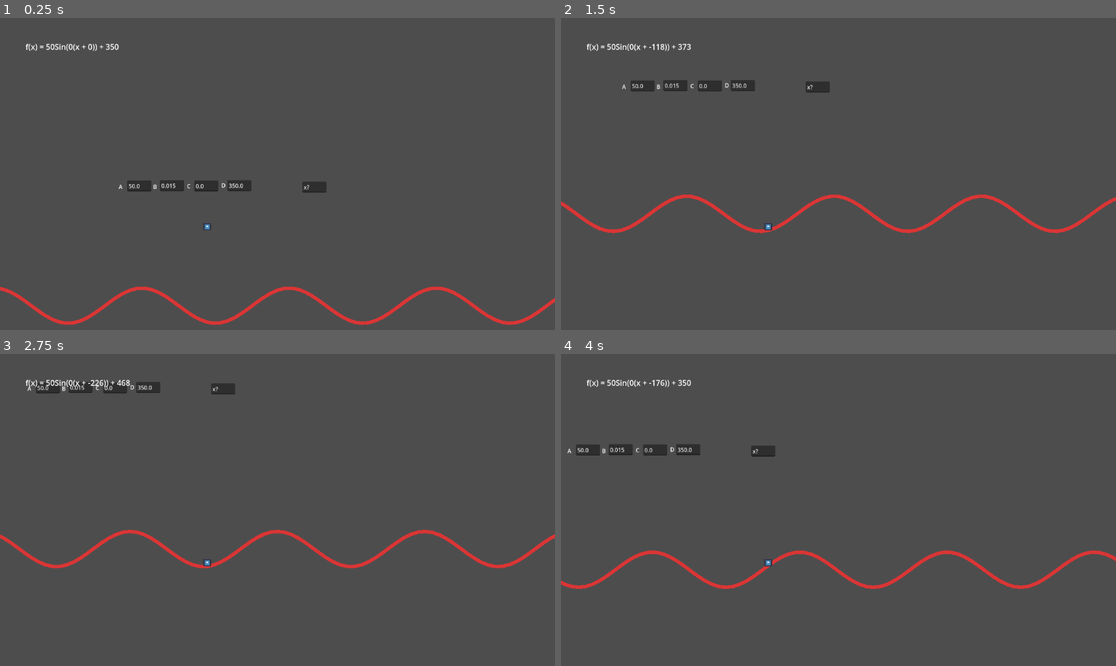
Above: before the commit, frames 1-4 (two rows, left to right).
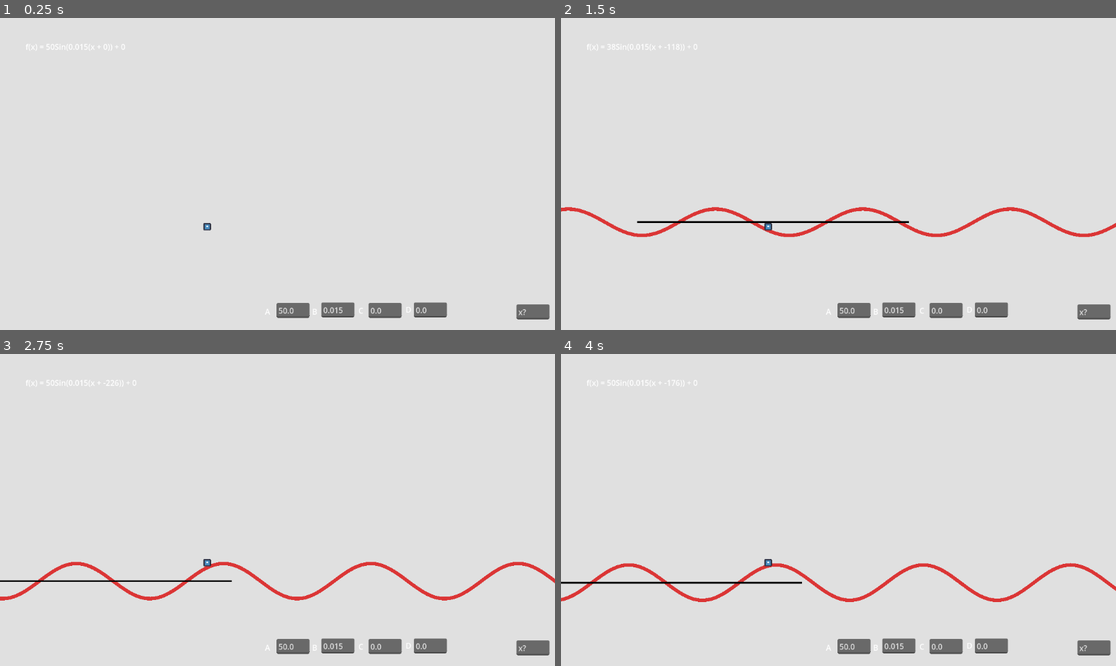
Above: after the commit, the same moments.

Repository: WillowMire/2025GameOffJam
Game: Godot game, scene res://arcade.tscn
Same seed, same stepped clock (60 frames per second), same inputs: the game is played once before the commit and once after it. The engine's default icon, where the game draws it, is replaced by a stand-in: a white triangle on a blue panel in a dark square.
Inputs:
- Up to frame 1 (0.25 s): no input
- Up to frame 2 (1.5 s): hold Right (right) 0.53-1.28 s; hold Down (down) from 1.28 s (still down)
- Up to frame 3 (2.75 s): release Down (down) at 2.03 s; hold Right (right) from 2.03 s (still down)
- Up to frame 4 (4 s): release Right (right) at 2.78 s; hold Up (up) 2.78-3.53 s; hold Left (left) from 3.53 s (still down)

The runs differ from the first frame. In frame 1, 100% of the frame differs, in the area x 0-100%, y 0-100%; in frame 2, 100%; in frame 3, 100%; in frame 4, 100%.

Commit message:
adjusted up and down movement, offset -> amplitute, changed background color to be white, which looks more like a graph

Diff:
--- a/game-off-2025-sine-wave-game/arcade.tscn
+++ b/game-off-2025-sine-wave-game/arcade.tscn
@@ -1,7 +1,11 @@
-[gd_scene load_steps=6 format=3 uid="uid://c6uubfh172683"]
+[gd_scene load_steps=7 format=3 uid="uid://c6uubfh172683"]
 
 [ext_resource type="Script" uid="uid://cafxbpaqogk35" path="res://arcade_main.gd" id="1_kjmcv"]
 [ext_resource type="Texture2D" uid="uid://d1oh54iesvoeo" path="res://icon.svg" id="2_658re"]
+
+[sub_resource type="Curve" id="Curve_658re"]
+_data = [Vector2(0, 0), 0.0, 5.515918, 0, 0, Vector2(0.116279095, 0.516854), 2.604787, 2.604787, 0, 0, Vector2(0.50000006, 1), 0.0, 0.0, 0, 0]
+point_count = 3
 
 [sub_resource type="PhysicsMaterial" id="PhysicsMaterial_658re"]
 friction = 0.0
@@ -11,159 +15,48 @@
 
 [sub_resource type="PhysicsMaterial" id="PhysicsMaterial_4ltp0"]
 friction = 0.0
+absorbent = true
 
 [node name="Arcade" type="Node2D" node_paths=PackedStringArray("player", "cam", "sin_label", "line")]
 script = ExtResource("1_kjmcv")
 DEBUG = true
-player = NodePath("PlayerObject")
-cam = NodePath("PlayerObject/Camera2D")
+player = NodePath("SinWave/PlayerObject")
+cam = NodePath("SinWave/PlayerObject/Camera2D")
 sin_label = NodePath("CanvasLayer/SinFunc")
 line = NodePath("SinWave")
 a_var = 50.0
 b_var = 0.015
-d_var = 350.0
 min_control_speed = 100.0
 max_control_speed = 250.0
-move_control_lerp_time = 1.0
+v_move_curve = SubResource("Curve_658re")
+h_move_control_lerp_time = 1.0
+v_up_multiplier = 0.65
+v_down_multiplier = 1.75
 
 [node name="SinWave" type="Line2D" parent="."]
 points = PackedVector2Array(0, 400, 1153, 400)
 width = 9.945
 default_color = Color(0.86, 0.2064, 0.2064, 1)
 
-[node name="DEBUG" type="Control" parent="."]
-layout_mode = 3
-anchors_preset = 8
-anchor_left = 0.5
-anchor_top = 0.5
-anchor_right = 0.5
-anchor_bottom = 0.5
-offset_left = -20.0
-offset_top = -20.0
-offset_right = 20.0
-offset_bottom = 20.0
-grow_horizontal = 2
-grow_vertical = 2
-size_flags_horizontal = 3
-size_flags_vertical = 3
-
-[node name="A_Edit" type="LineEdit" parent="DEBUG"]
-layout_mode = 1
-anchors_preset = -1
-anchor_left = 1.525
-anchor_top = 0.175
-anchor_right = 1.525
-anchor_bottom = 0.175
-offset_left = 22.0
-offset_top = 7.0
-offset_right = 90.5625
-offset_bottom = 38.0
-metadata/_edit_use_anchors_ = true
-
-[node name="B_Edit" type="LineEdit" parent="DEBUG"]
-layout_mode = 1
-anchors_preset = -1
-anchor_left = 1.525
-anchor_top = 0.175
-anchor_right = 1.525
-anchor_bottom = 0.175
-offset_left = 115.0
-offset_top = 6.0
-offset_right = 183.5625
-offset_bottom = 37.0
-metadata/_edit_use_anchors_ = true
-
-[node name="C_Edit" type="LineEdit" parent="DEBUG"]
-layout_mode = 1
-anchors_preset = -1
-anchor_left = 1.525
-anchor_top = 0.175
-anchor_right = 1.525
-anchor_bottom = 0.175
-offset_left = 213.0
-offset_top = 7.0
-offset_right = 281.5625
-offset_bottom = 38.0
-metadata/_edit_use_anchors_ = true
-
-[node name="D_Edit" type="LineEdit" parent="DEBUG"]
-layout_mode = 1
-anchors_preset = -1
-anchor_left = 1.525
-anchor_top = 0.175
-anchor_right = 1.525
-anchor_bottom = 0.175
-offset_left = 307.0
-offset_top = 6.0
-offset_right = 375.5625
-offset_bottom = 37.0
-metadata/_edit_use_anchors_ = true
-
-[node name="A" type="Label" parent="DEBUG"]
-layout_mode = 0
-offset_left = 59.0
-offset_top = 20.0
-offset_right = 99.0
-offset_bottom = 43.0
-text = "A"
-
-[node name="B" type="Label" parent="DEBUG"]
-layout_mode = 0
-offset_left = 157.0
-offset_top = 20.0
-offset_right = 197.0
-offset_bottom = 43.0
-text = "B"
-
-[node name="C" type="Label" parent="DEBUG"]
-layout_mode = 0
-offset_left = 253.0
-offset_top = 18.0
-offset_right = 293.0
-offset_bottom = 41.0
-text = "C"
-
-[node name="D" type="Label" parent="DEBUG"]
-layout_mode = 0
-offset_left = 351.0
-offset_top = 16.0
-offset_right = 391.0
-offset_bottom = 39.0
-text = "D"
-
-[node name="Get slope" type="LineEdit" parent="DEBUG"]
-layout_mode = 0
-offset_left = 581.0
-offset_top = 17.0
-offset_right = 649.5625
-offset_bottom = 48.0
-text = "x?"
-
-[node name="slope at x" type="Label" parent="DEBUG"]
-layout_mode = 0
-offset_left = 514.0
-offset_top = 23.0
-offset_right = 554.0
-offset_bottom = 46.0
-
-[node name="PlayerObject" type="RigidBody2D" parent="."]
-position = Vector2(276, 97)
+[node name="PlayerObject" type="RigidBody2D" parent="SinWave"]
+position = Vector2(279, -364)
 mass = 0.1
 physics_material_override = SubResource("PhysicsMaterial_658re")
+gravity_scale = 0.5
 lock_rotation = true
 continuous_cd = 1
 
-[node name="CollisionShape2D" type="CollisionShape2D" parent="PlayerObject"]
+[node name="CollisionShape2D" type="CollisionShape2D" parent="SinWave/PlayerObject"]
 z_index = 2
 shape = SubResource("CircleShape2D_4ltp0")
 
-[node name="Sprite2D" type="Sprite2D" parent="PlayerObject"]
+[node name="Sprite2D" type="Sprite2D" parent="SinWave/PlayerObject"]
 z_index = 1
 scale = Vector2(0.16128054, 0.16128054)
 texture = ExtResource("2_658re")
 region_rect = Rect2(3.105, 0, 115.895, 127.5)
 
-[node name="Camera2D" type="Camera2D" parent="PlayerObject"]
+[node name="Camera2D" type="Camera2D" parent="SinWave/PlayerObject"]
 offset = Vector2(200, -150)
 zoom = Vector2(0.73, 0.73)
 
@@ -184,7 +77,129 @@
 offset_bottom = 131.0
 text = "f(x) = Asin(b(x+c))+d"
 
-[connection signal="text_submitted" from="DEBUG/A_Edit" to="." method="_on_a_edit_text_submitted"]
-[connection signal="text_submitted" from="DEBUG/B_Edit" to="." method="_on_b_edit_text_submitted"]
-[connection signal="text_submitted" from="DEBUG/C_Edit" to="." method="_on_c_edit_text_submitted"]
-[connection signal="text_submitted" from="DEBUG/D_Edit" to="." method="_on_d_edit_text_submitted"]
+[node name="DEBUG" type="Control" parent="CanvasLayer"]
+layout_mode = 3
+anchors_preset = 8
+anchor_left = 0.5
+anchor_top = 0.5
+anchor_right = 0.5
+anchor_bottom = 0.5
+offset_left = -85.0
+offset_top = 254.0
+offset_right = -45.0
+offset_bottom = 294.0
+grow_horizontal = 2
+grow_vertical = 2
+size_flags_horizontal = 3
+size_flags_vertical = 3
+
+[node name="A_Edit" type="LineEdit" parent="CanvasLayer/DEBUG"]
+layout_mode = 1
+anchors_preset = -1
+anchor_left = 1.525
+anchor_top = 0.175
+anchor_right = 1.525
+anchor_bottom = 0.175
+offset_left = 22.0
+offset_top = 7.0
+offset_right = 90.5625
+offset_bottom = 38.0
+metadata/_edit_use_anchors_ = true
+
+[node name="B_Edit" type="LineEdit" parent="CanvasLayer/DEBUG"]
+layout_mode = 1
+anchors_preset = -1
+anchor_left = 1.525
+anchor_top = 0.175
+anchor_right = 1.525
+anchor_bottom = 0.175
+offset_left = 115.0
+offset_top = 6.0
+offset_right = 183.5625
+offset_bottom = 37.0
+metadata/_edit_use_anchors_ = true
+
+[node name="C_Edit" type="LineEdit" parent="CanvasLayer/DEBUG"]
+layout_mode = 1
+anchors_preset = -1
+anchor_left = 1.525
+anchor_top = 0.175
+anchor_right = 1.525
+anchor_bottom = 0.175
+offset_left = 213.0
+offset_top = 7.0
+offset_right = 281.5625
+offset_bottom = 38.0
+metadata/_edit_use_anchors_ = true
+
+[node name="D_Edit" type="LineEdit" parent="CanvasLayer/DEBUG"]
+layout_mode = 1
+anchors_preset = -1
+anchor_left = 1.525
+anchor_top = 0.175
+anchor_right = 1.525
+anchor_bottom = 0.175
+offset_left = 307.0
+offset_top = 6.0
+offset_right = 375.5625
+offset_bottom = 37.0
+metadata/_edit_use_anchors_ = true
+
+[node name="A" type="Label" parent="CanvasLayer/DEBUG"]
+layout_mode = 0
+offset_left = 59.0
+offset_top = 20.0
+offset_right = 99.0
+offset_bottom = 43.0
+text = "A"
+
+[node name="B" type="Label" parent="CanvasLayer/DEBUG"]
+layout_mode = 0
+offset_left = 157.0
+offset_top = 20.0
+offset_right = 197.0
+offset_bottom = 43.0
+text = "B"
+
+[node name="C" type="Label" parent="CanvasLayer/DEBUG"]
+layout_mode = 0
+offset_left = 253.0
+offset_top = 18.0
+offset_right = 293.0
+offset_bottom = 41.0
+text = "C"
+
+[node name="D" type="Label" parent="CanvasLayer/DEBUG"]
+layout_mode = 0
+offset_left = 351.0
+offset_top = 16.0
+offset_right = 391.0
+offset_bottom = 39.0
+text = "D"
+
+[node name="Get slope" type="LineEdit" parent="CanvasLayer/DEBUG"]
+layout_mode = 0
+offset_left = 581.0
+offset_top = 17.0
+offset_right = 649.5625
+offset_bottom = 48.0
+text = "x?"
+
+[node name="slope at x" type="Label" parent="CanvasLayer/DEBUG"]
+layout_mode = 0
+offset_left = 514.0
+offset_top = 23.0
+offset_right = 554.0
+offset_bottom = 46.0
+
+[node name="y = 0" type="Line2D" parent="."]
+points = PackedVector2Array(0, 0, 773, 0)
+width = 5.0
+default_color = Color(0, 0, 0, 1)
+
+[node name="GridVisualController" type="Node2D" parent="."]
+
+[connection signal="text_submitted" from="CanvasLayer/DEBUG/A_Edit" to="." method="_on_a_edit_text_submitted"]
+[connection signal="text_submitted" from="CanvasLayer/DEBUG/B_Edit" to="." method="_on_b_edit_text_submitted"]
+[connection signal="text_submitted" from="CanvasLayer/DEBUG/C_Edit" to="." method="_on_c_edit_text_submitted"]
+[connection signal="text_submitted" from="CanvasLayer/DEBUG/D_Edit" to="." method="_on_d_edit_text_submitted"]
--- a/game-off-2025-sine-wave-game/arcade_main.gd
+++ b/game-off-2025-sine-wave-game/arcade_main.gd
@@ -8,6 +8,8 @@
 
 # GOAL
 # tune collision and movement to feel good
+#(idea, when touching wave, player shoots forward, perhaps figure out which direction its touching and adjust force angle)
+# add dynamic grid drawing system, so it looks like you're on a graph
 # learn and configure viewport, then adjust wave size depending on viewport
 
 var sin_collision : CollisionShape2D
@@ -24,15 +26,17 @@
 @export var d_var : float
 @export var min_control_speed : float
 @export var max_control_speed : float
-@export var move_control_lerp_time : float
+@export var v_move_curve : Curve
+@export var h_move_control_lerp_time : float
 
 func _ready() -> void:
+	initial_a = a_var
 	if DEBUG:
-		$DEBUG.visible = true
-		$DEBUG/A_Edit.text = str(a_var)
-		$DEBUG/B_Edit.text = str(b_var)
-		$DEBUG/C_Edit.text = str(c_var)
-		$DEBUG/D_Edit.text = str(d_var)
+		$CanvasLayer/DEBUG.visible = true
+		$CanvasLayer/DEBUG/A_Edit.text = str(a_var)
+		$CanvasLayer/DEBUG/B_Edit.text = str(b_var)
+		$CanvasLayer/DEBUG/C_Edit.text = str(c_var)
+		$CanvasLayer/DEBUG/D_Edit.text = str(d_var)
 	draw_wave()
 	start_sin_collision()
 	#poly_start_sin_collision()
@@ -48,11 +52,12 @@
 	update_sin_label()
 
 func push_player():
-	player.apply_force(Vector2(50, 0))
+	pass
+	#player.apply_force(Vector2(50, 0))
 
 func update_sin_label():
 	var a = str(roundi(a_var))
-	var b = str(roundi(b_var))
+	var b = str(snappedf(b_var, 0.001))
 	var c = str(roundi(c_var))
 	var d = str(roundi(d_var))
 	sin_label.text = "f(x) = " + a + "Sin(" + b + "(x + " + c + ")) + " + d
@@ -93,29 +98,65 @@
 
 var v_move_timer : float
 var h_move_timer : float
+var prev_v_input
+@export var v_up_multiplier : float
+@export var v_down_multiplier : float
+var initial_a : float
+var temp_cur_a : float
+var moving : bool
+var prev_moving : bool
 func move_wave_data(delta : float) -> void:
-	pass
 	var v_input = Input.get_axis("up", "down")
 	var h_input = Input.get_axis("left", "right")
 
+	#region vertical
+	#controls a timer var that is used later
 	if v_input != 0:
-		v_move_timer += delta / move_control_lerp_time
-		var v_lerp = clampf(lerpf(min_control_speed, max_control_speed, v_move_timer), min_control_speed, max_control_speed)
-		d_var += delta * v_lerp * v_input
+		if prev_v_input != v_input:
+			temp_cur_a = a_var
+			v_move_timer = 0
+			moving = true
+		v_move_timer += delta
 	elif v_input == 0:
-		v_move_timer = 0
+		if prev_v_input != v_input:
+			temp_cur_a = a_var
+			v_move_timer = 0
+		if v_move_timer < v_move_curve.max_domain:
+			v_move_timer += delta
+		elif v_move_timer > v_move_curve.max_domain:
+			v_move_timer = v_move_curve.max_domain
+			moving = false
 
+	#if moving, move a_var according to vmovetimer and curve stuffs
+	if moving:
+		var curve = clampf(v_move_curve.sample(v_move_timer), 0, 1)
+		if v_input == 1:
+			a_var = lerpf(temp_cur_a, initial_a * v_up_multiplier, curve)
+		elif v_input == -1:
+			a_var = lerpf(temp_cur_a, initial_a * v_down_multiplier, curve)
+		elif v_input == 0:
+			a_var = lerpf(temp_cur_a, initial_a, curve)
+	else:
+		if prev_moving != moving:
+			a_var = initial_a
+
+	prev_v_input = v_input
+	prev_moving = moving
+	#endregion
+
+	#region horizontal
 	if h_input != 0:
-		h_move_timer += delta / move_control_lerp_time
+		h_move_timer += delta / h_move_control_lerp_time
 		var h_lerp = clampf(lerpf(min_control_speed, max_control_speed, h_move_timer), min_control_speed, max_control_speed)
 		c_var -= delta * h_lerp * h_input
 	elif h_input == 0:
 		h_move_timer = 0
+	#endregion
 
 func draw_wave() -> void:
-	var j = player.position.x
+	var j = roundi(player.position.x)
 	vect_array.clear()
-	for x in range(j - 1200, j + 1201, 20):
+	for x in range(j - 1201, j + 1201, 10):
 		var i = Vector2(x, sin_func_math(x, a_var, b_var, c_var, d_var))
 		vect_array.append(i)
 	line.set_points(vect_array)
--- a/game-off-2025-sine-wave-game/project.godot
+++ b/game-off-2025-sine-wave-game/project.godot
@@ -42,3 +42,4 @@
 
 renderer/rendering_method="gl_compatibility"
 renderer/rendering_method.mobile="gl_compatibility"
+environment/defaults/default_clear_color=Color(0.88, 0.88, 0.88, 1)
